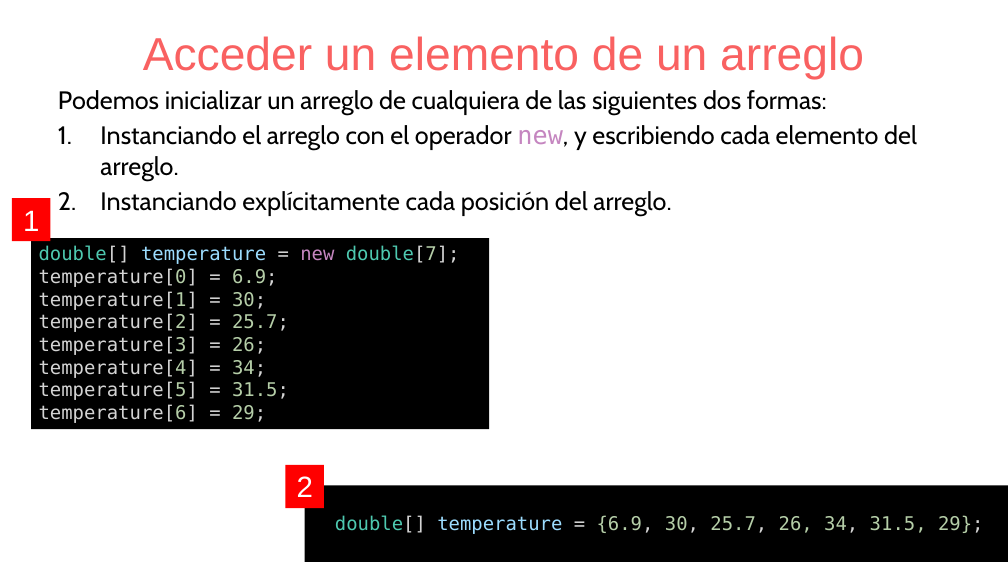
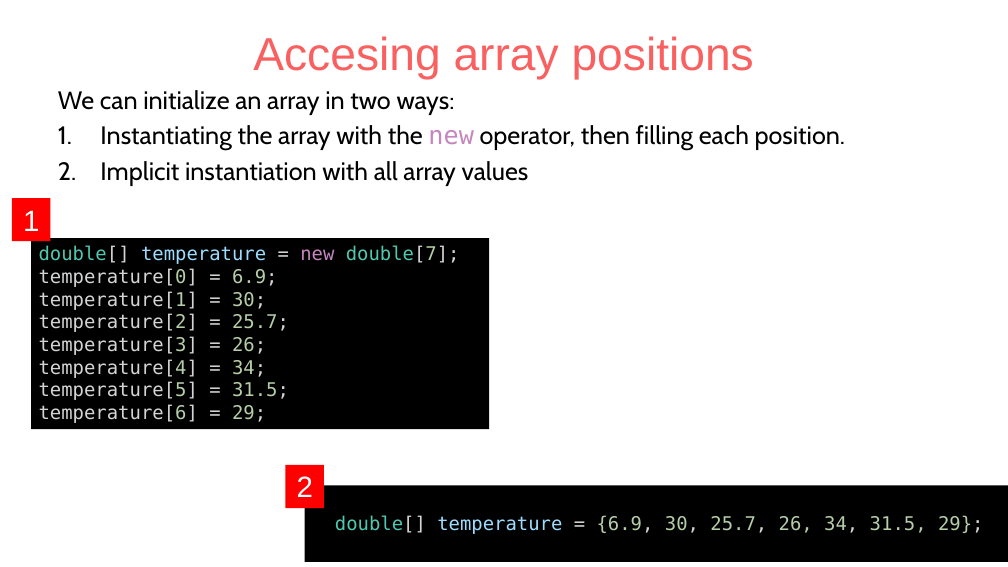
Before and after one commit to OMardil/CS2_2024_EN, a slide deck: slide 8 of M01_Arrays/01 Presentacion/M01_PPTX-Arreglos.pptx (slide 7 before the commit). Drawn at 1008x567 pixels with LibreOffice and Linux fonts; fonts in the diff are those of the drawing. Boxes give left, top, right and bottom in pixels: in the first picture for what was removed or moved away, otherwise in the second. Text is boxed around its words. In the diff, an @@ line names an element or a change of style, - is before the commit and + after.

Commit message:
Update Arrays presentation

```diff
--- a/M01_Arrays/01 Presentacion/M01_PPTX-Arreglos.pptx
+++ b/M01_Arrays/01 Presentacion/M01_PPTX-Arreglos.pptx
@@ title at bbox=[253, 36, 754, 79]: text changed @@
-Acceder un elemento de un arreglo
+Accesing array positions
@@ text at bbox=[58, 90, 846, 186]: text changed @@
-Podemos inicializar un arreglo de cualquiera de las siguientes dos formas:
-1. Instanciando el arreglo con el operador new, y escribiendo cada elemento del arreglo.
-2. Instanciando explícitamente cada posición del arreglo.
+We can initialize an array in two ways:
+1. Instantiating the array with the new operator, then filling each position.
+2. Implicit instantiation with all array values
```
Also in this commit, not shown: 14 other slides changed, 4 slides added, 2 slides removed, 7 other files.
